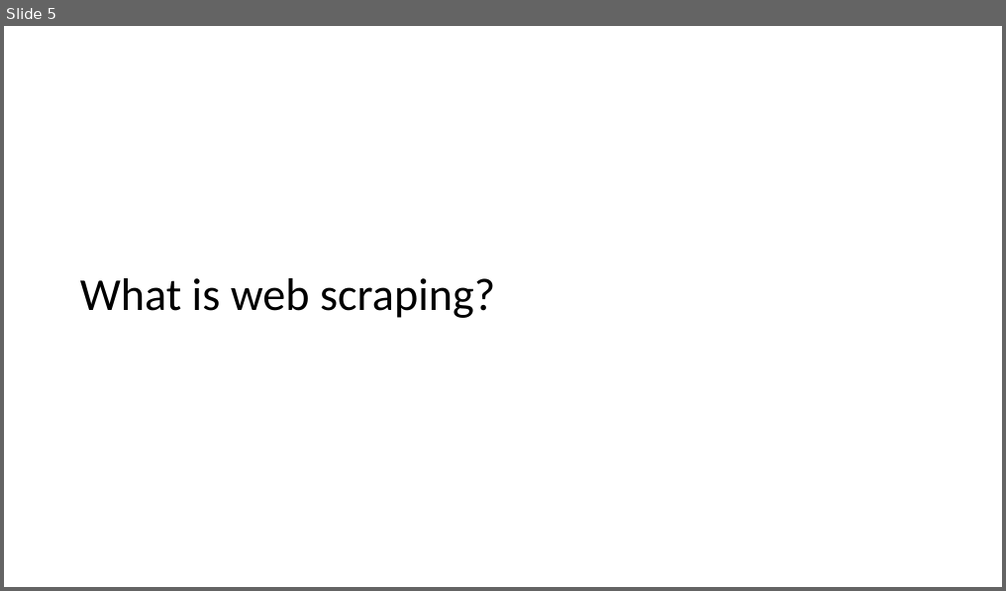
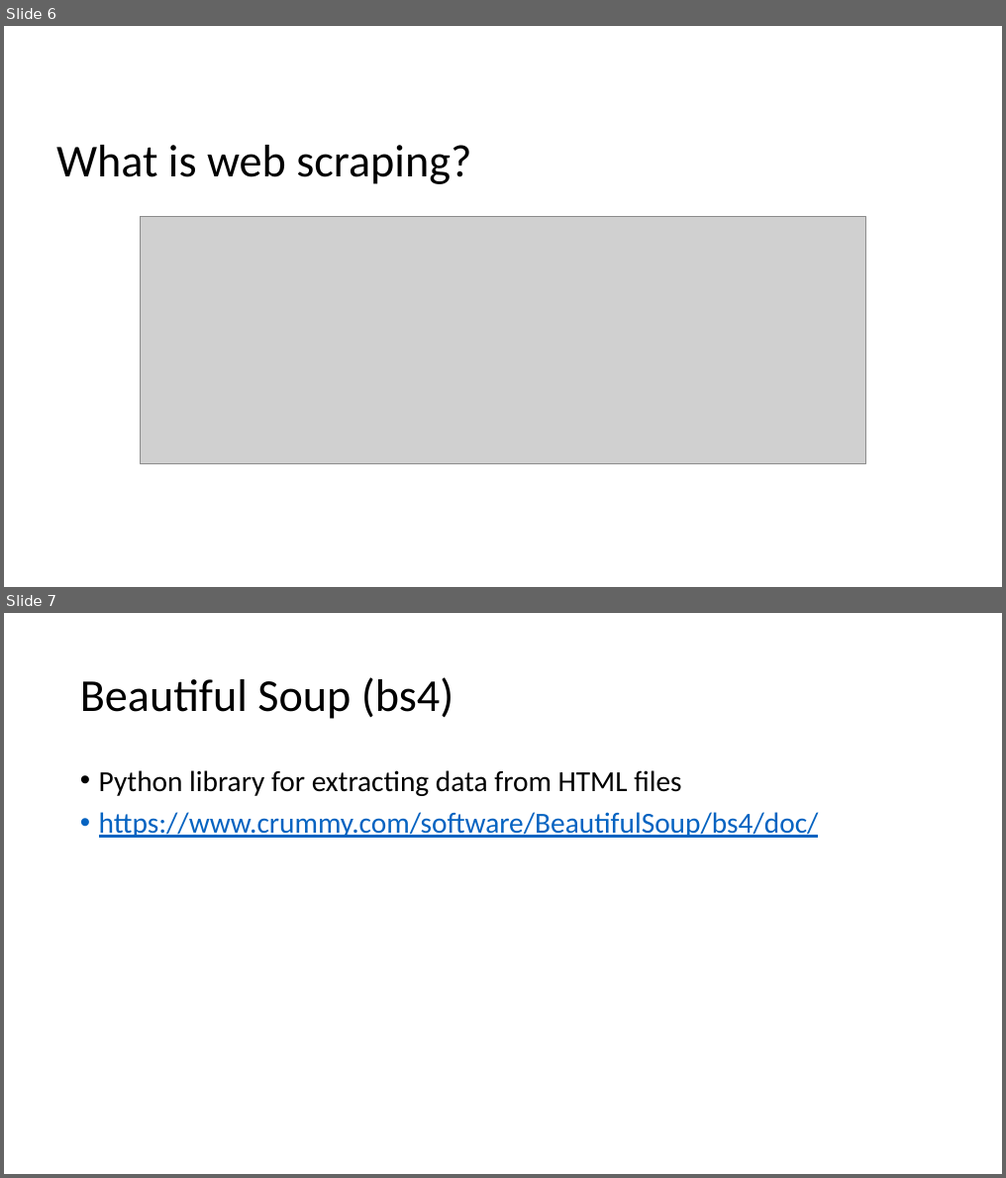
Before and after one commit to la-oey/beautifulsoup4tutorial, a slide deck: webscraping_5_29_2019.pptx. Shown one above the other, each under a label of ours: slide 5 before the commit, slides 6 and 7 after it. The pictures are 1006x591 and 1006x1178 pixels, drawn with LibreOffice and Linux fonts; fonts in the diff are those of the drawing; grey boxes stand for pictures. Boxes give left, top, right and bottom in pixels: in the first picture for what was removed or moved away, otherwise in the second. Text is boxed around its words. In the diff, an @@ line names an element or a change of style, - is before the commit and + after.

```diff
--- a/webscraping_5_29_2019.pptx
+++ b/webscraping_5_29_2019.pptx
@@ slide 7 added at [4,613,1002,1174], background #FFFFFF @@
@@ title added at [80,677,454,719], 44 pt, text #000000 @@
+Beautiful Soup (bs4)
@@ text added at [99,770,819,838], 28 pt, text #0563C1, underline @@
+• Python library for extracting data from HTML files
+• https://www.crummy.com/software/BeautifulSoup/bs4/doc/
@@ what was slide 5 is now slide 6 @@
@@ slide 6 changed as well @@
@@ title "What is web scraping?": place and size @@
-title "What is web scraping?" at [80,278,495,318]
+title "What is web scraping?" at [56,145,471,184]
@@ picture added at [141,217,866,464] @@
```
Also in this commit, not shown: 5 other slides changed, 2 other slides added, 1 slide removed.
